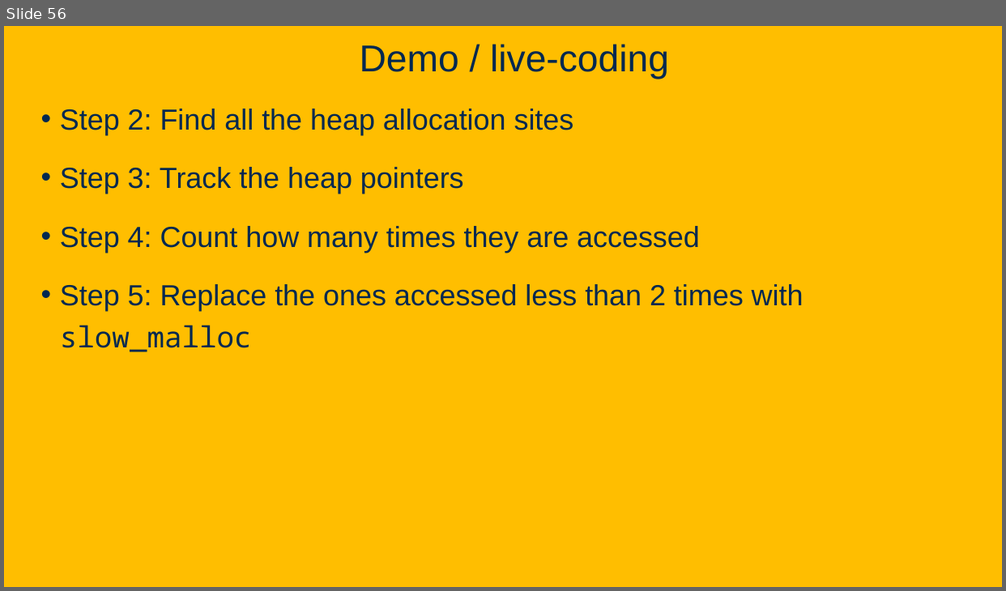
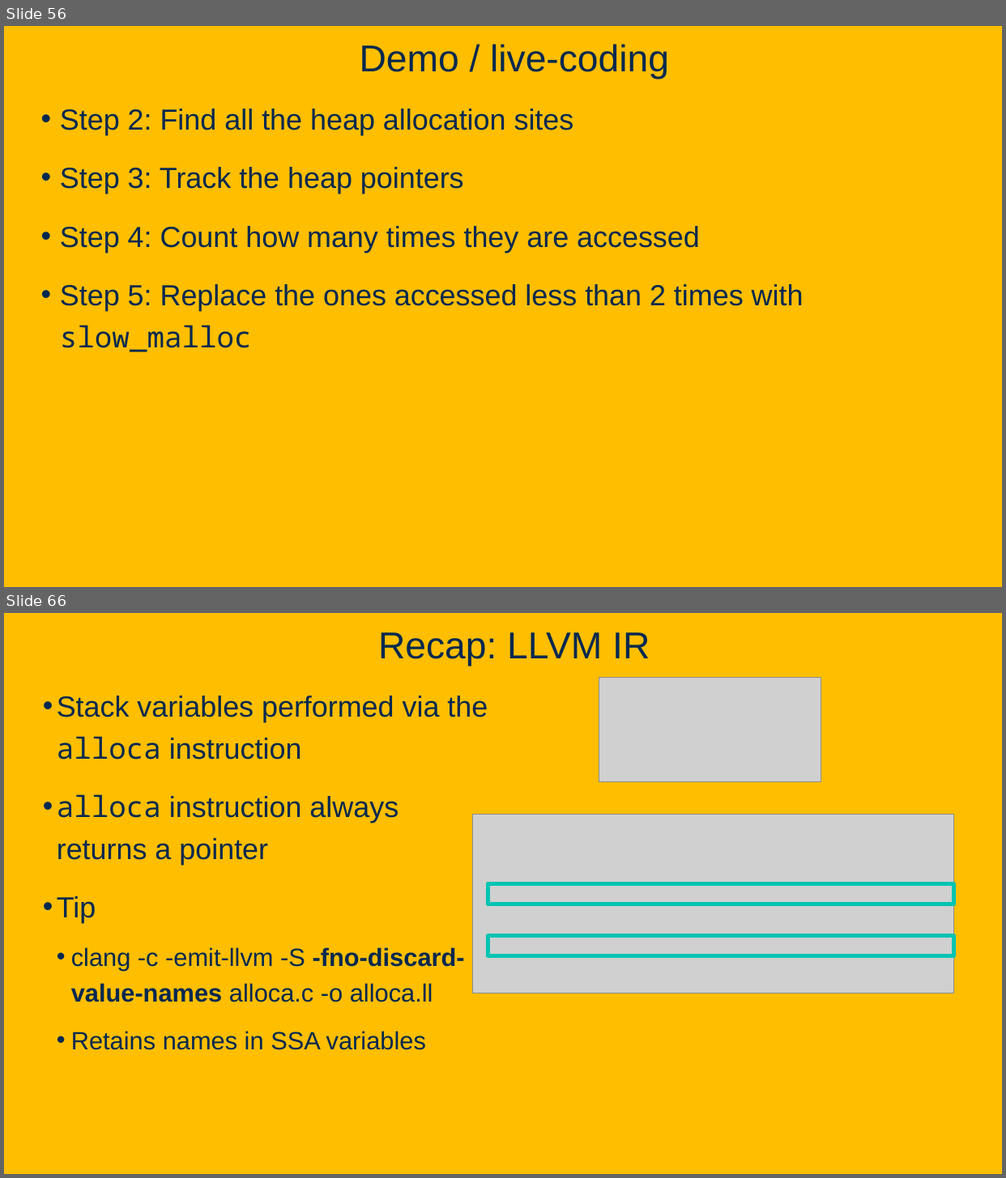
Before and after one commit to davsec-teaching/ECS289C-Spring2025, a slide deck: slides/2_compiler_fundamentals.pptx. Shown one above the other, each under a label of ours: slide 56 before the commit, slides 56 and 66 after it; the slides between them are not shown. The pictures are 1006x591 and 1006x1178 pixels, drawn with LibreOffice and Linux fonts; fonts in the diff are those of the drawing; grey boxes stand for pictures; background and template pictures are left out. Boxes give left, top, right and bottom in pixels: in the first picture for what was removed or moved away, otherwise in the second. Text is boxed around its words. In the diff, an @@ line names an element or a change of style, - is before the commit and + after.

```diff
--- a/slides/2_compiler_fundamentals.pptx
+++ b/slides/2_compiler_fundamentals.pptx
@@ slide 66 added at [4, 613, 1002, 1174], background picture (left out) @@
@@ title added at [378, 632, 650, 666], 36 pt, text #022850 @@
+Recap: LLVM IR
@@ picture added at [599, 677, 820, 781] @@
@@ text added at [57, 696, 488, 1050], 24 pt, text #022850 @@
+• Stack variables performed via the alloca instruction
+• alloca instruction always returns a pointer
+• Tip
+  • clang -c -emit-llvm -S -fno-discard-value-names alloca.c -o alloca.ll
+  • Retains names in SSA variables
@@ picture added at [473, 815, 953, 994] @@
@@ rectangle added at [488, 884, 953, 905], outline #00C4B2 4 pt @@
@@ rectangle added at [488, 936, 953, 956], outline #00C4B2 4 pt @@
```
Also in this commit, not shown: 42 other slides added, 2 other files.
